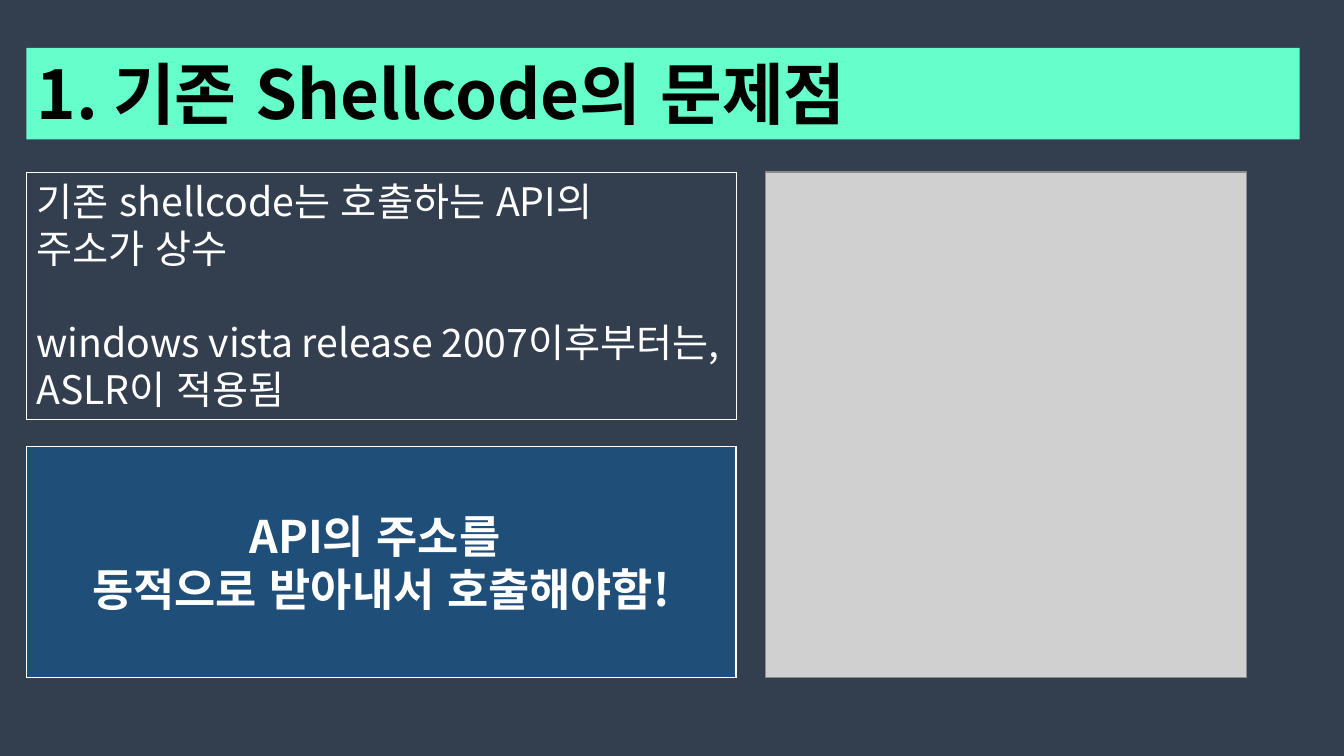
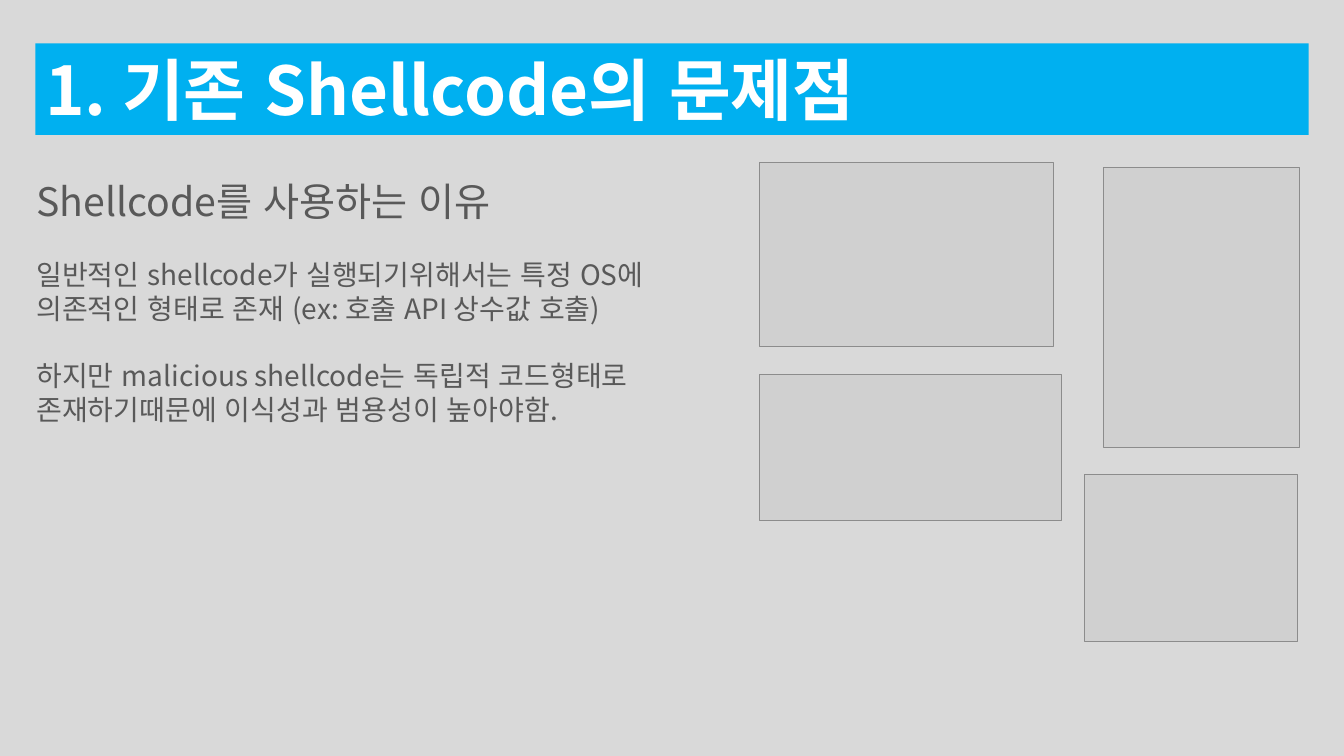
Before and after one commit to traitor0213/universal-shellcode, a slide deck: slide 5 of 123545.pptx. Drawn at 1344x756 pixels with LibreOffice and Linux fonts; fonts in the diff are those of the drawing; grey boxes stand for pictures. Boxes give left, top, right and bottom in pixels: in the first picture for what was removed or moved away, otherwise in the second. Text is boxed around its words. In the diff, an @@ line names an element or a change of style, - is before the commit and + after.

```diff
--- a/123545.pptx
+++ b/123545.pptx
@@ background #333F50 to #D9D9D9 @@
@@ rectangle "1. 기존 Shellcode의 문제점": place and size @@
-rectangle "1. 기존 Shellcode의 문제점" at [26,47,1300,139]
+rectangle "1. 기존 Shellcode의 문제점" at [35,43,1309,135]
@@ rectangle "1. 기존 Shellcode의 문제점" at [35,43,1309,135]: text colour #000000 to #FFFFFF; fill #66FFCC to #00B0F0 @@
@@ rectangle "Shellcode를 사용하는 이유": place and size @@
-rectangle "Shellcode를 사용하는 이유" at [26,172,736,420]
+rectangle "Shellcode를 사용하는 이유" at [26,172,736,515]
@@ rectangle "Shellcode를 사용하는 이유" at [26,172,736,515]: fill none to #D9D9D9; outline #FFFFFF 0.75 pt to #D9D9D9 0.75 pt @@
@@ picture added at [759,162,1054,346] @@
@@ picture removed at [766,172,1247,679] @@
@@ picture added at [1103,167,1300,448] @@
@@ text in rectangle at [36,183,643,422]: text changed; size 28 to 20 pt; text colour #FFFFFF to #595959 @@
-기존 shellcode는 호출하는 API의
-주소가 상수
-windows vista release 2007이후부터는, ASLR이 적용됨
+Shellcode를 사용하는 이유
+일반적인 shellcode가 실행되기위해서는 특정 OS에 의존적인 형태로 존재 (ex: 호출 API 상수값 호출)
+하지만 malicious shellcode는 독립적 코드형태로 존재하기때문에 이식성과 범용성이 높아야함.
@@ picture added at [759,374,1062,520] @@
@@ rectangle removed at [26,447,736,678] @@
-API의 주소를
-동적으로 받아내서 호출해야함!
@@ picture added at [1085,475,1298,641] @@
```
Also in this commit, not shown: 19 other slides changed, 4 slides added, 3 slides removed.
